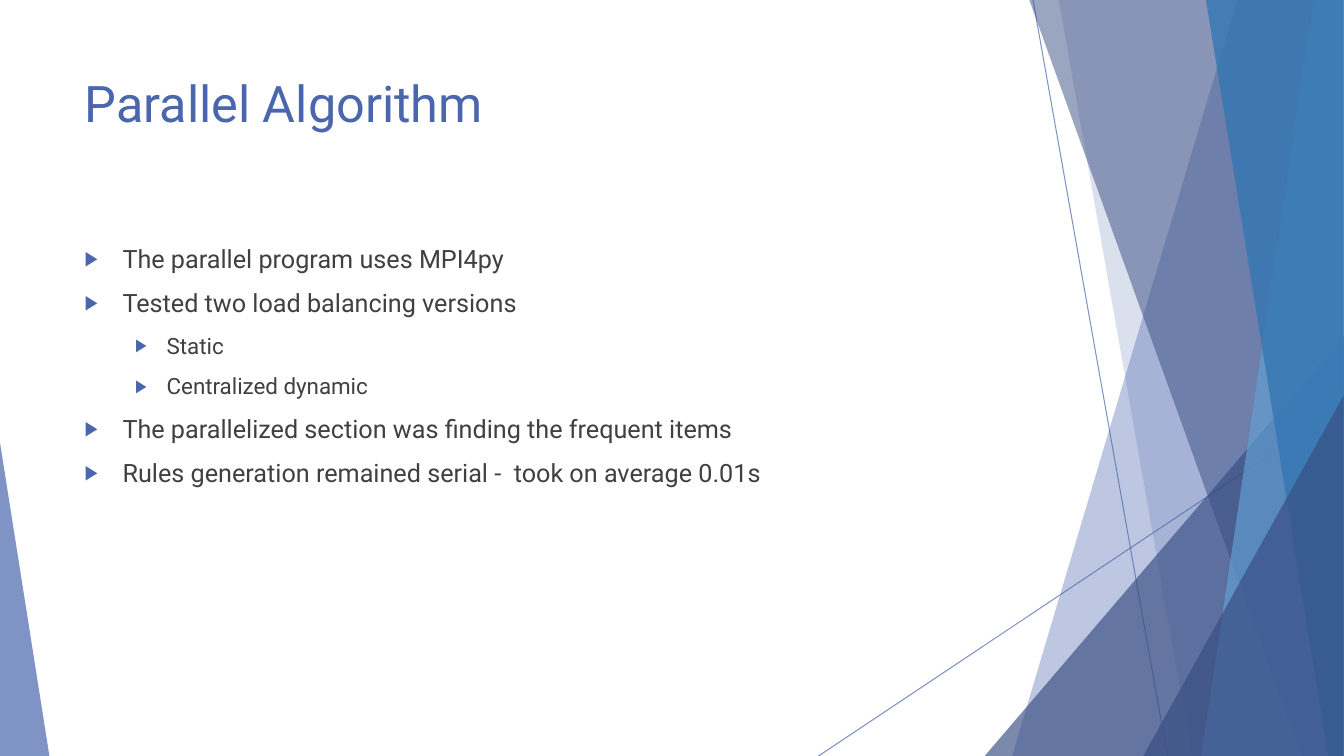
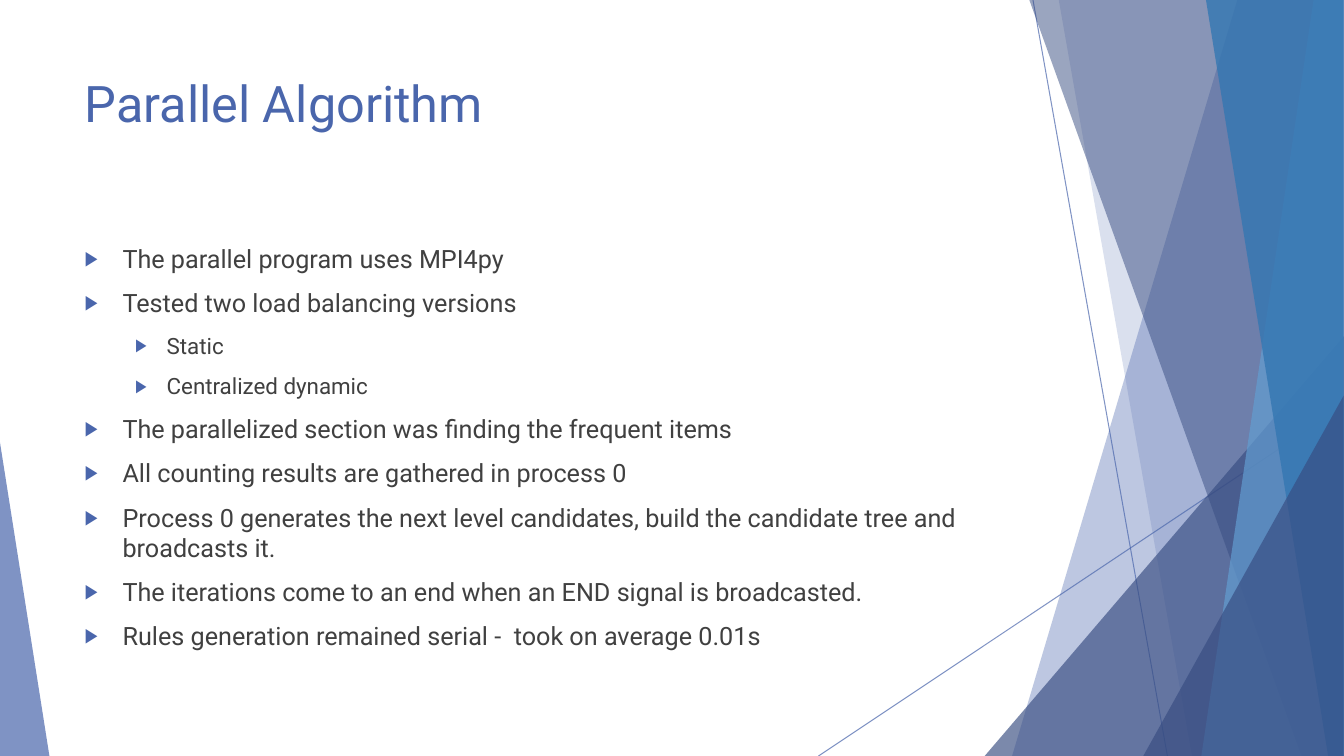
Before and after one commit to ParallelProgramming/Term-Project, a slide deck: slide 6 of Parallel Data Mining.pptx. Drawn at 1344x756 pixels with LibreOffice and Linux fonts; fonts in the diff are those of the drawing. Boxes give left, top, right and bottom in pixels: in the first picture for what was removed or moved away, otherwise in the second. Text is boxed around its words. In the diff, an @@ line names an element or a change of style, - is before the commit and + after.

Commit message:
presentation, pdf and zip

```diff
--- a/Parallel Data Mining.pptx
+++ b/Parallel Data Mining.pptx
@@ text at (123, 463, 956, 607): paragraphs added @@
+▶ All counting results are gathered in process 0
+▶ Process 0 generates the next level candidates, build the candidate tree and broadcasts it.
+▶ The iterations come to an end when an END signal is broadcasted.
```
Also in this commit, not shown: 3 other slides changed, 5 other files.
